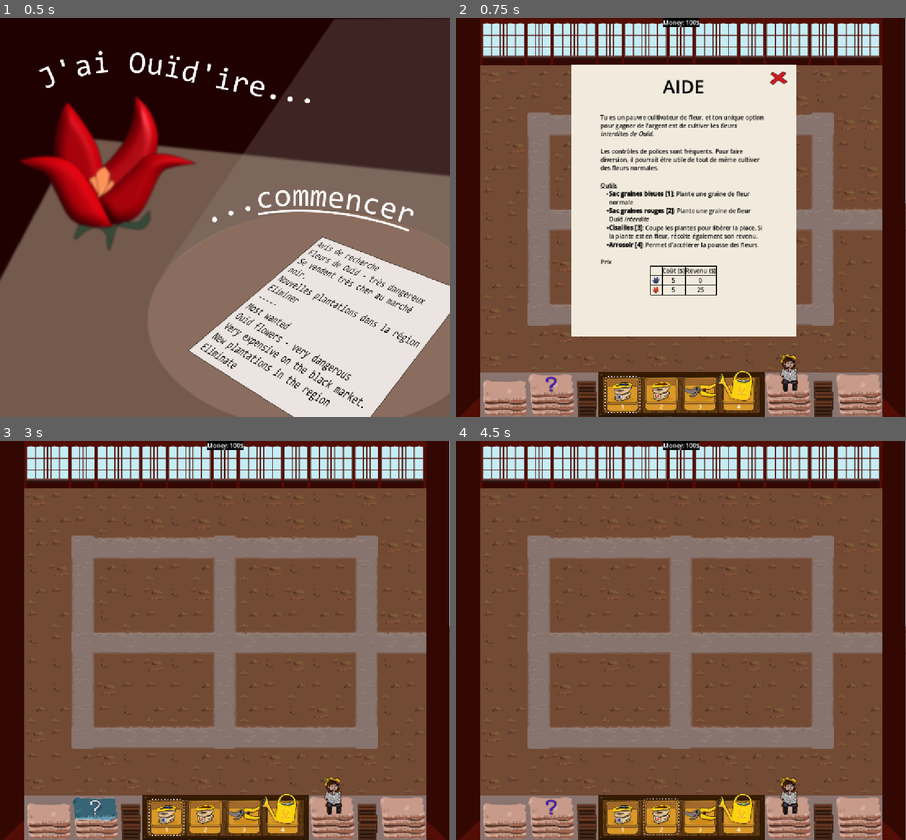
Above: before the commit, frames 1-4 (two rows, left to right).
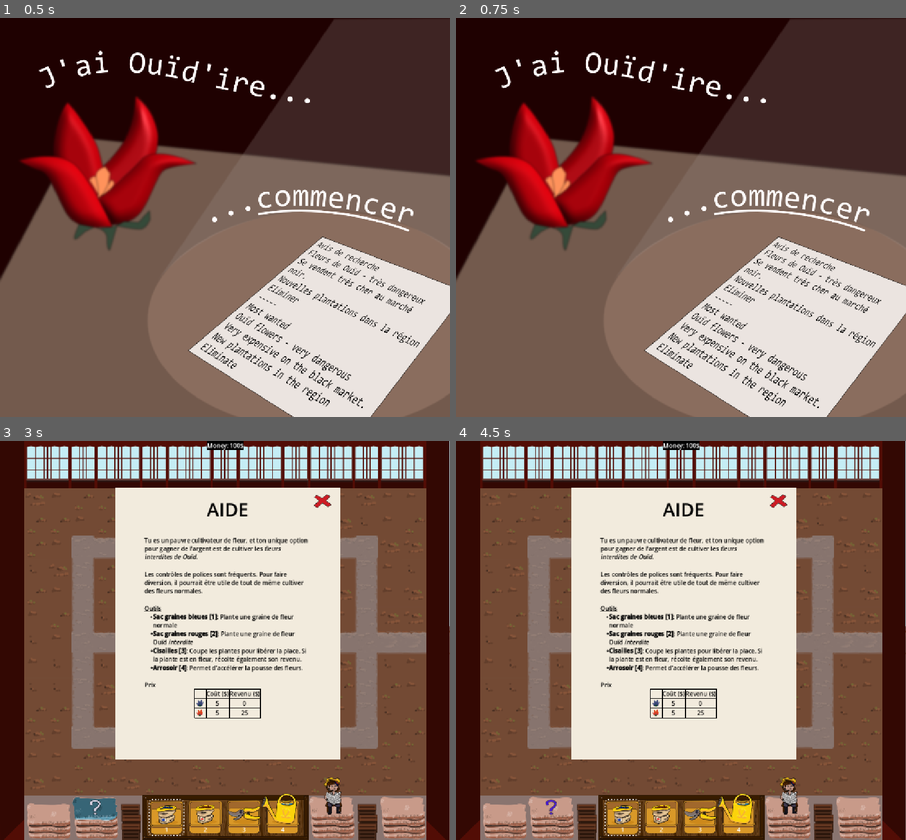
Above: after the commit, the same moments.

Repository: serrureriehurluberlesque/EGJ2025
Game: Godot game, scene res://scenes/menu/start.tscn
Same seed, same stepped clock (60 frames per second), same inputs: the game is played once before the commit and once after it. This scene is started directly instead of the project's main scene.
Inputs (mouse positions are in pixels of both pictures, inside the frame that each line leads up to):
- Up to frame 1 (0.5 s): no input
- Up to frame 2 (0.75 s): click (766, 209) at 0.5 s
- Up to frame 3 (3 s): click (310, 632) at 1.27 s; click (310, 632) at 2.02 s; click (94, 808) at 2.77 s
- Up to frame 4 (4.5 s): click (622, 820) at 3.5 s, where only the run before the commit has a clickable "1"; click (658, 820) at 4.25 s, where only the run before the commit has a clickable "2"

Frame 1 is identical in both runs. In frame 2, 89% of the frame differs, in the area x 0-100%, y 0-100%; in frame 3, 34%; in frame 4, 34%.

Commit message:
add small timing at the start

Diff:
--- a/egj2025/scenes/menu/start.gd
+++ b/egj2025/scenes/menu/start.gd
@@ -1,4 +1,11 @@
 extends TextureRect
 
-func _on_start_button_pressed() -> void:
-	get_tree().change_scene_to_file("res://scenes/world/world.tscn")
+var t = 0
+
+func _process(delta: float) -> void:
+	t += delta
+
+func _unhandled_input(event: InputEvent) -> void:
+	if t > 0.5:
+		if event.is_pressed():
+			get_tree().change_scene_to_file("res://scenes/world/world.tscn")
Not shown: 1 places in egj2025/scenes/menu/start.tscn that only renumber resources
